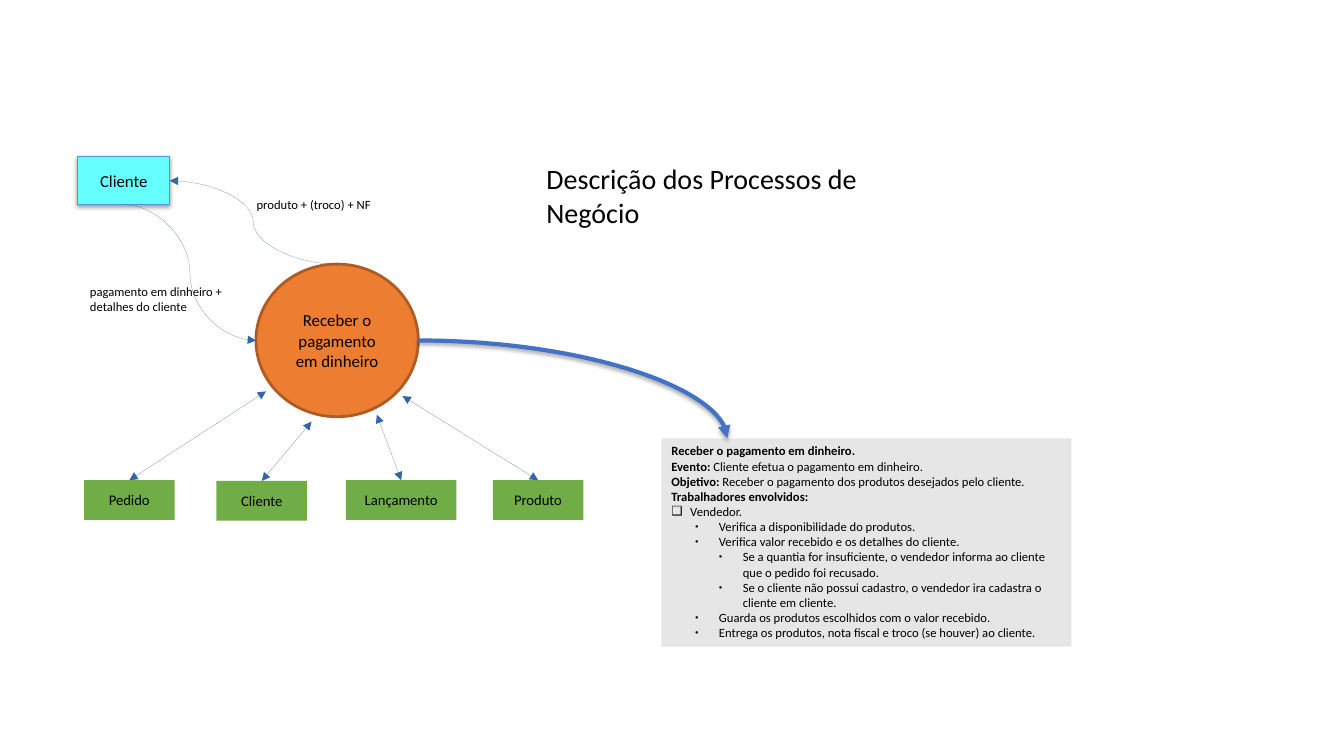
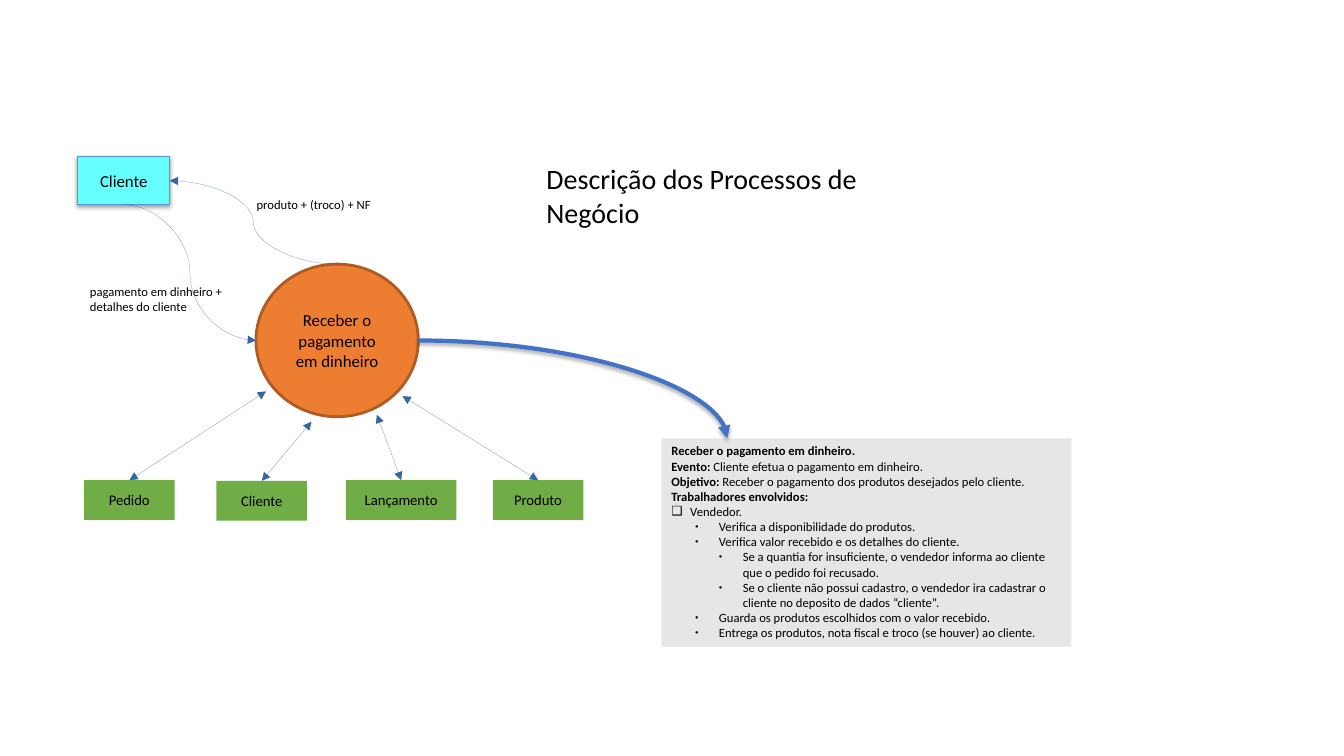
Before and after one commit to brendonimpacta/OPE_RequestSolved, a slide deck: slide 2 of 18. Descrição dos Processos de Negócio.pptx. Drawn at 1344x756 pixels with LibreOffice and Linux fonts; fonts in the diff are those of the drawing. Boxes give left, top, right and bottom in pixels: in the first picture for what was removed or moved away, otherwise in the second. Text is boxed around its words. In the diff, an @@ line names an element or a change of style, - is before the commit and + after.

```diff
--- a/18. Descrição dos Processos de Negócio.pptx
+++ b/18. Descrição dos Processos de Negócio.pptx
@@ text in rectangle at (743, 583, 1046, 609): text changed @@
-    ● Se o cliente não possui cadastro, o vendedor ira cadastra o cliente em cliente.
+    ● Se o cliente não possui cadastro, o vendedor ira cadastrar o cliente no deposito de dados “cliente”.
```
Also in this commit, not shown: 1 other slide changed.
